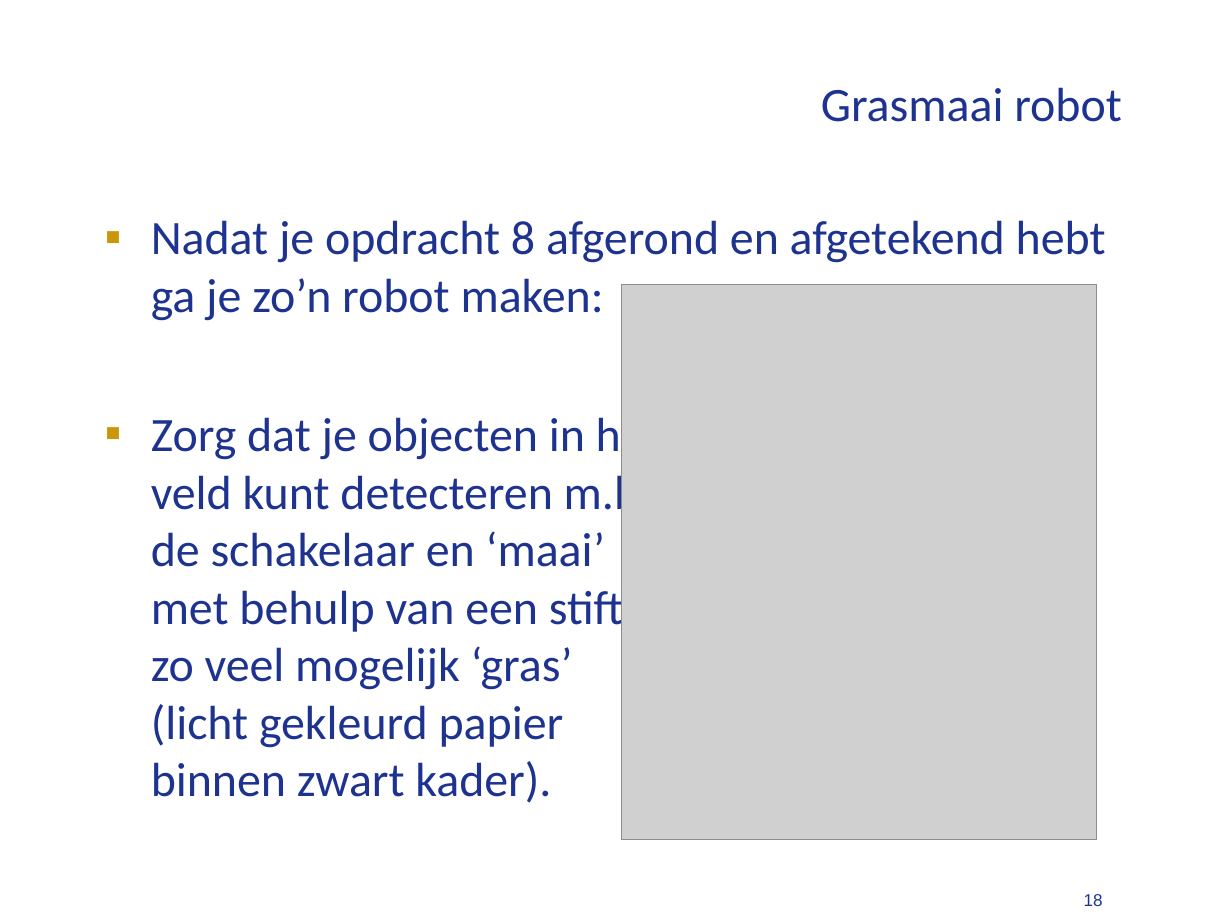
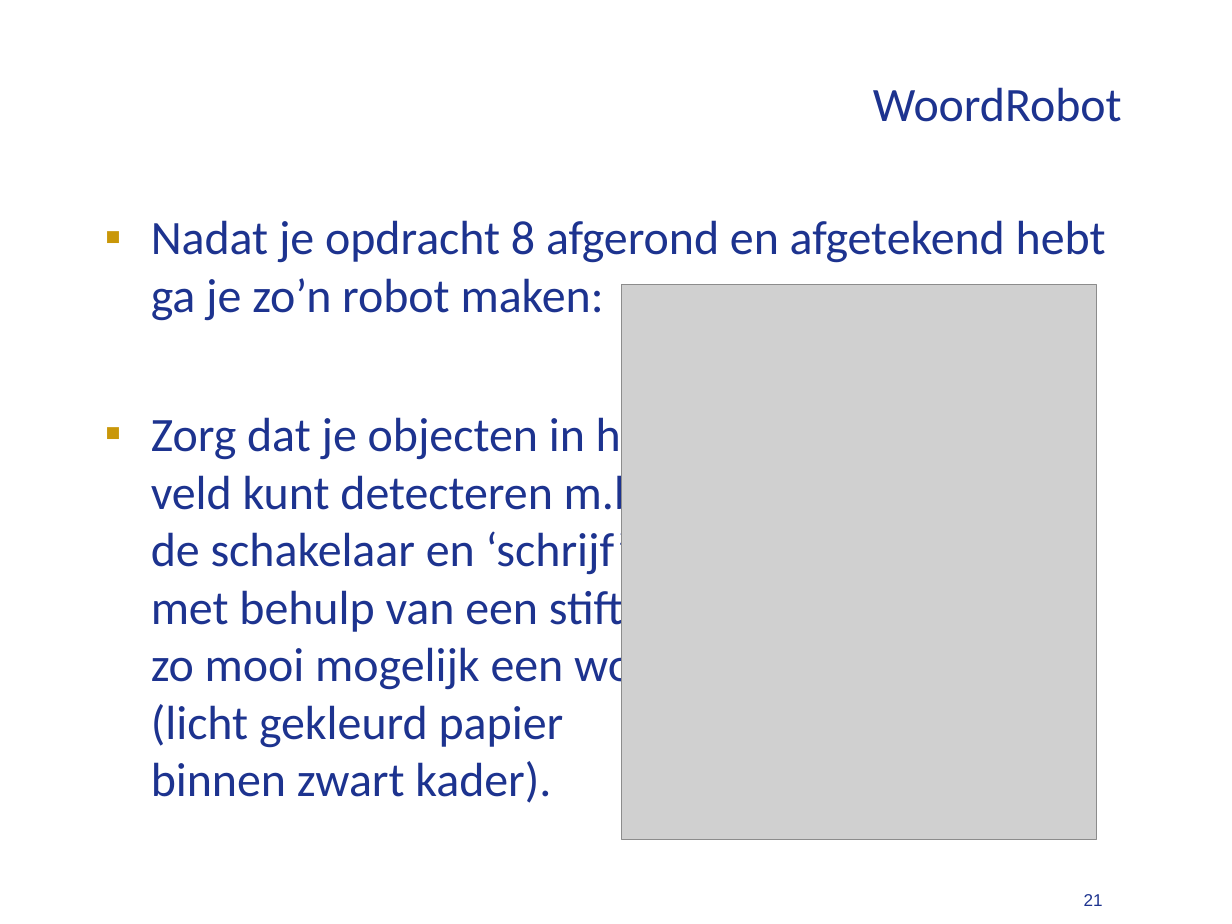
Before and after one commit to humiq/Greendevelopment, a slide deck: slide 21 of trunk/documents/Colleges/ISIROB College 4.ppt (slide 18 before the commit). Drawn at 1232x924 pixels with LibreOffice and Linux fonts; fonts in the diff are those of the drawing; grey boxes stand for pictures. Boxes give left, top, right and bottom in pixels: in the first picture for what was removed or moved away, otherwise in the second. Text is boxed around its words. In the diff, an @@ line names an element or a change of style, - is before the commit and + after.

```diff
--- a/trunk/documents/Colleges/ISIROB College 4.ppt
+++ b/trunk/documents/Colleges/ISIROB College 4.ppt
@@ title at (873, 87, 1122, 122): text changed @@
-Grasmaai robot
+WoordRobot
@@ text at (151, 411, 711, 803): text changed @@
-▪ Zorg dat je objecten in het
-  veld kunt detecteren m.b.v.
-  de schakelaar en ‘maai’
-  met behulp van een stift
-  zo veel mogelijk ‘gras’
-  (licht gekleurd papier
-  binnen zwart kader).
+▪ Zorg dat je objecten in het
+  veld kunt detecteren m.b.v.
+  de schakelaar en ‘schrijf’
+  met behulp van een stift
+  zo mooi mogelijk een woord.
+  (licht gekleurd papier
+  binnen zwart kader).
@@ page number at (1084, 894, 1103, 906): text changed @@
-18
+21
```
Also in this commit, not shown: 2 other slides changed, 4 slides added, 2 slides removed, 5 other files.
